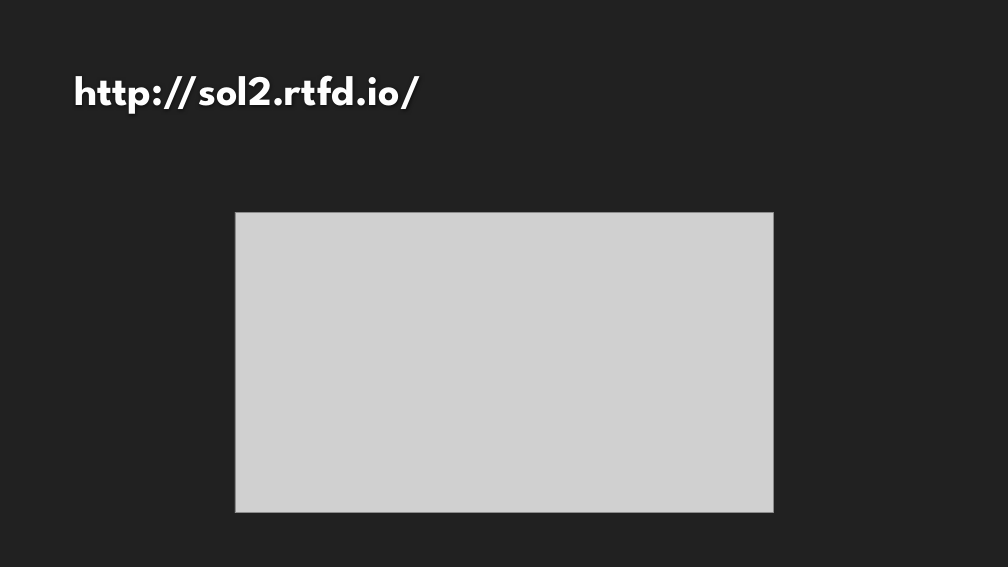
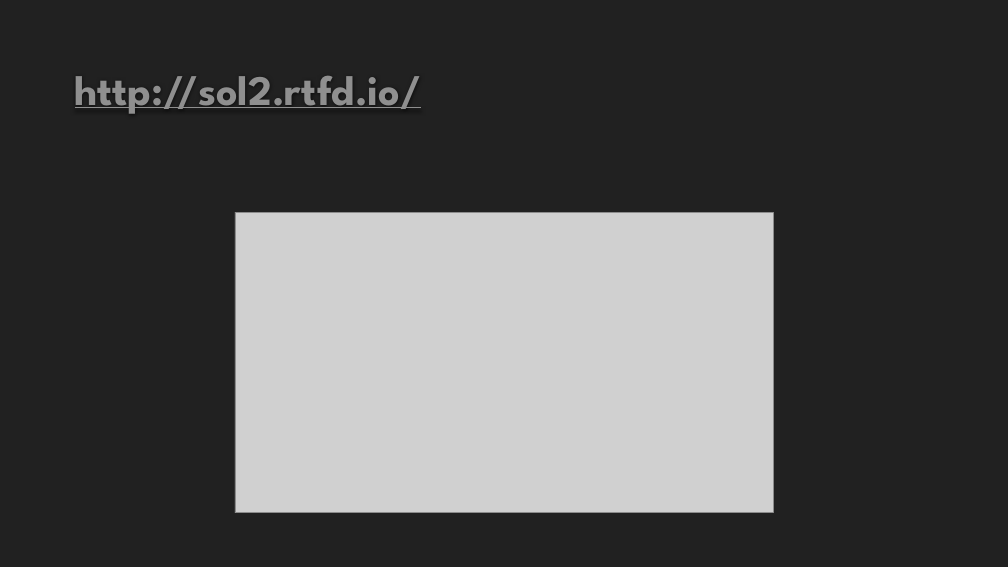
Before and after one commit to ThePhD/ThePhD.github.io, a slide deck: slide 55 of presentations/sol2/C++ Now/2018.03.28 - ThePhD - Compile Fast, Run Faster, Scale Forever.pptx. Drawn at 1008x567 pixels with LibreOffice and Linux fonts; fonts in the diff are those of the drawing; grey boxes stand for pictures; background and template pictures are left out. Boxes give left, top, right and bottom in pixels: in the first picture for what was removed or moved away, otherwise in the second. Text is boxed around its words. In the diff, an @@ line names an element or a change of style, - is before the commit and + after.

```diff
--- a/presentations/sol2/C++ Now/2018.03.28 - ThePhD - Compile Fast, Run Faster, Scale Forever.pptx
+++ b/presentations/sol2/C++ Now/2018.03.28 - ThePhD - Compile Fast, Run Faster, Scale Forever.pptx
@@ title "http://sol2.rtfd.io/" at (75, 76, 422, 114): text colour #FEFEFE to #8F8F8F, underline on @@
```
Also in this commit, not shown: 4 other slides changed, 1 other file.
